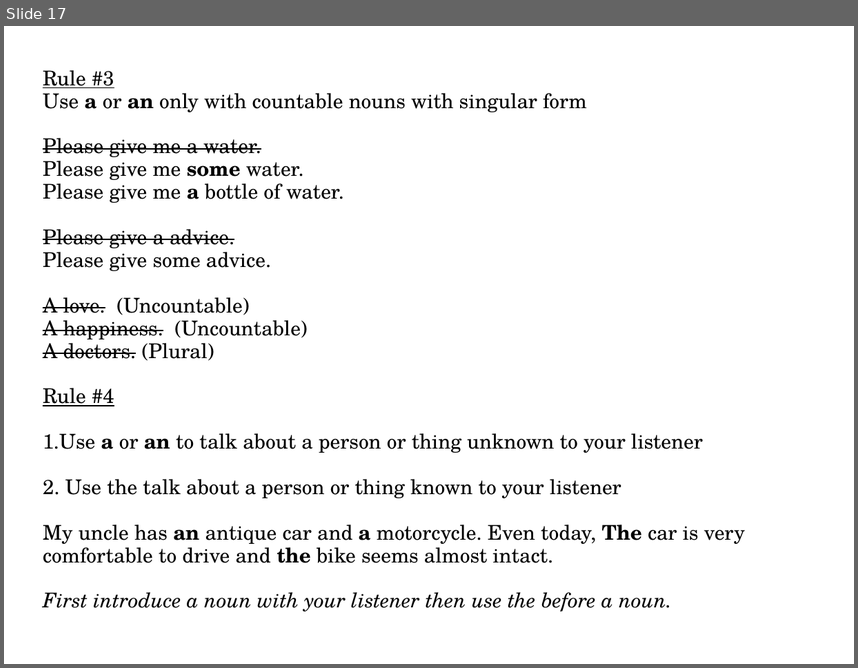
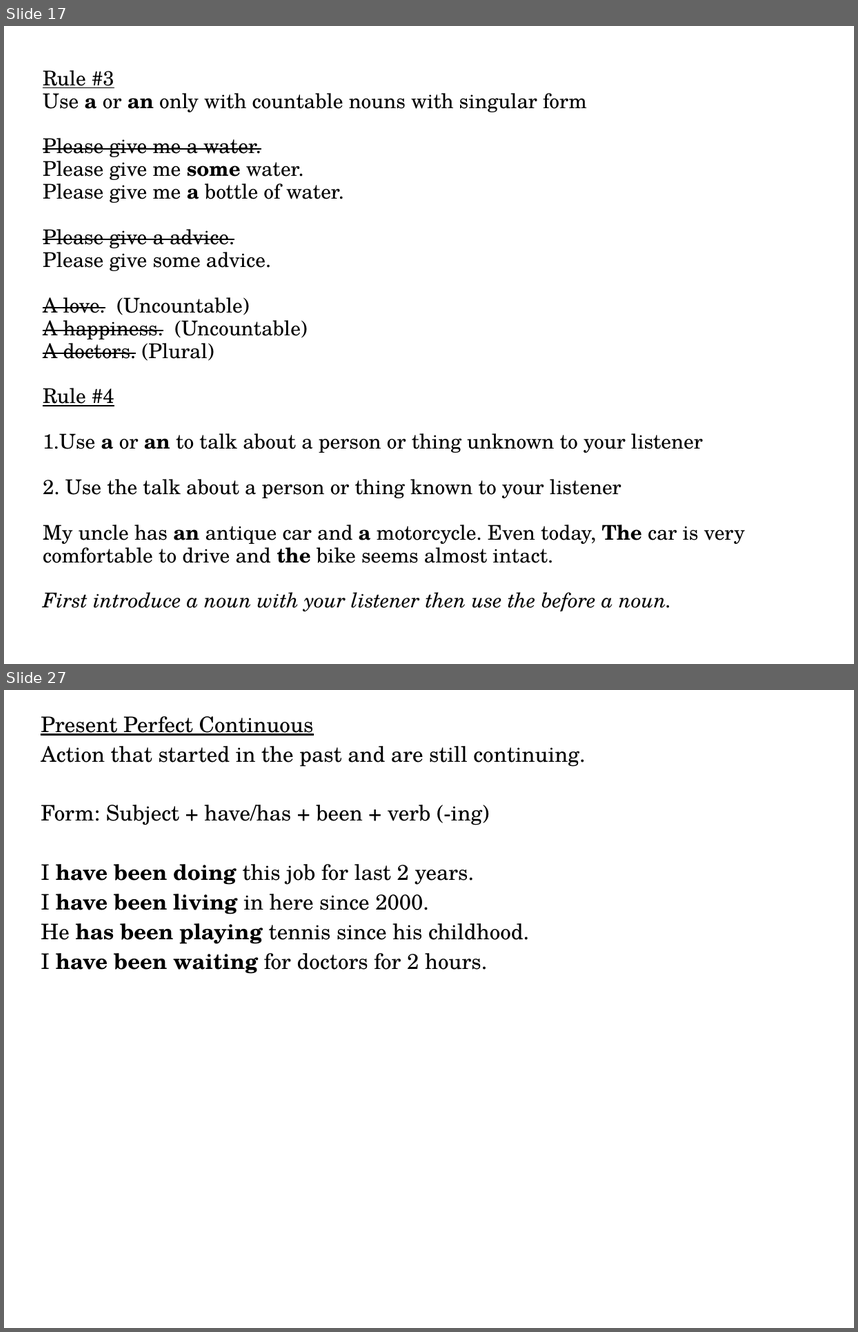
Before and after one commit to ADILp6/IBIT, a slide deck: Sunday_Tuesday_Thursday/Class_6_17_February_2019/Lecture.odp. Shown one above the other, each under a label of ours: slide 17 before the commit, slides 17 and 27 after it; the slides between them are not shown. The pictures are 858x668 and 858x1332 pixels, drawn with LibreOffice and Linux fonts; fonts in the diff are those of the drawing. Boxes give left, top, right and bottom in pixels: in the first picture for what was removed or moved away, otherwise in the second. Text is boxed around its words. In the diff, an @@ line names an element or a change of style, - is before the commit and + after.

```diff
--- a/Sunday_Tuesday_Thursday/Class_6_17_February_2019/Lecture.odp
+++ b/Sunday_Tuesday_Thursday/Class_6_17_February_2019/Lecture.odp
@@ slide 27 added at <box>4,690,854,1328</box>, background #FFFFFF @@
@@ free added at <box>41,706,806,1276</box>, 20 pt, text #000000 @@
+Present Perfect Continuous
+Action that started in the past and are still continuing.
+Form: Subject + have/has + been + verb (-ing)
+I have been doing this job for last 2 years.
+I have been living in here since 2000.
+He has been playing tennis since his childhood.
+I have been waiting for doctors for 2 hours.
```
Also in this commit, not shown: 3 slides changed, 9 other slides added, 3 other files.
